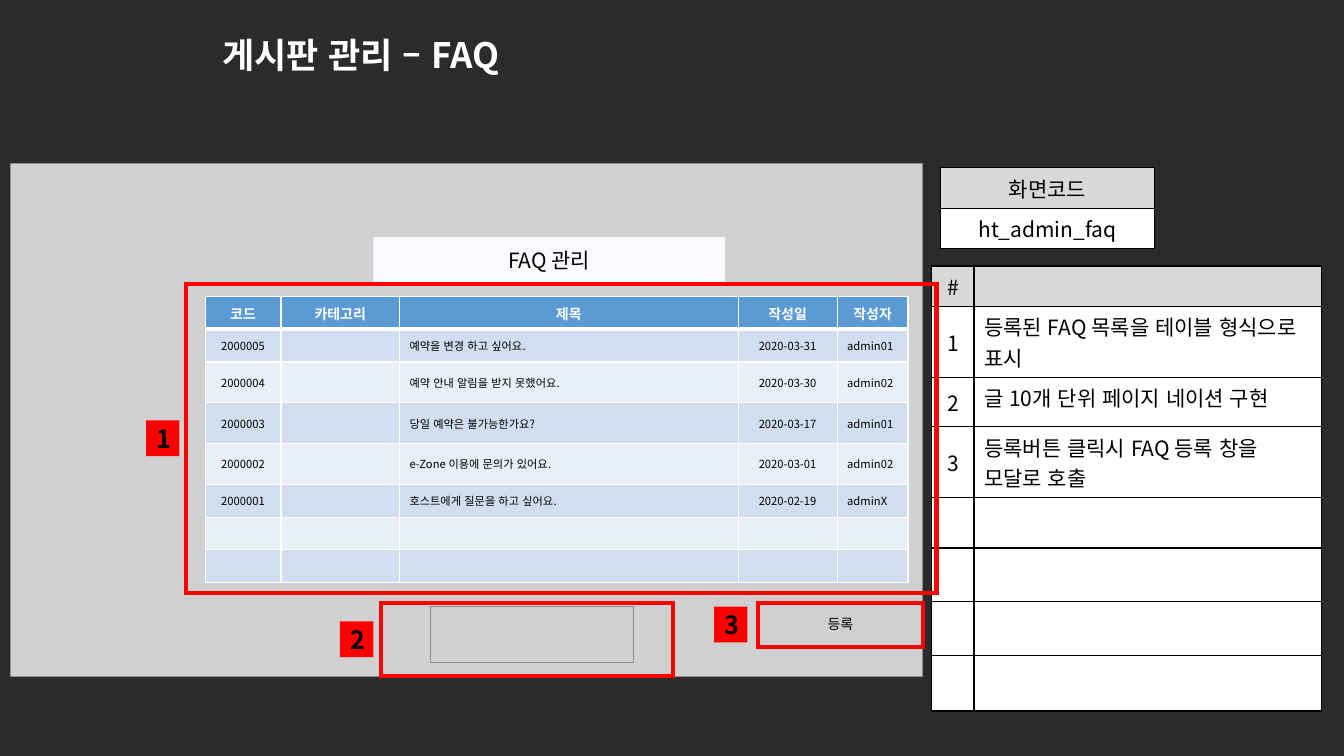
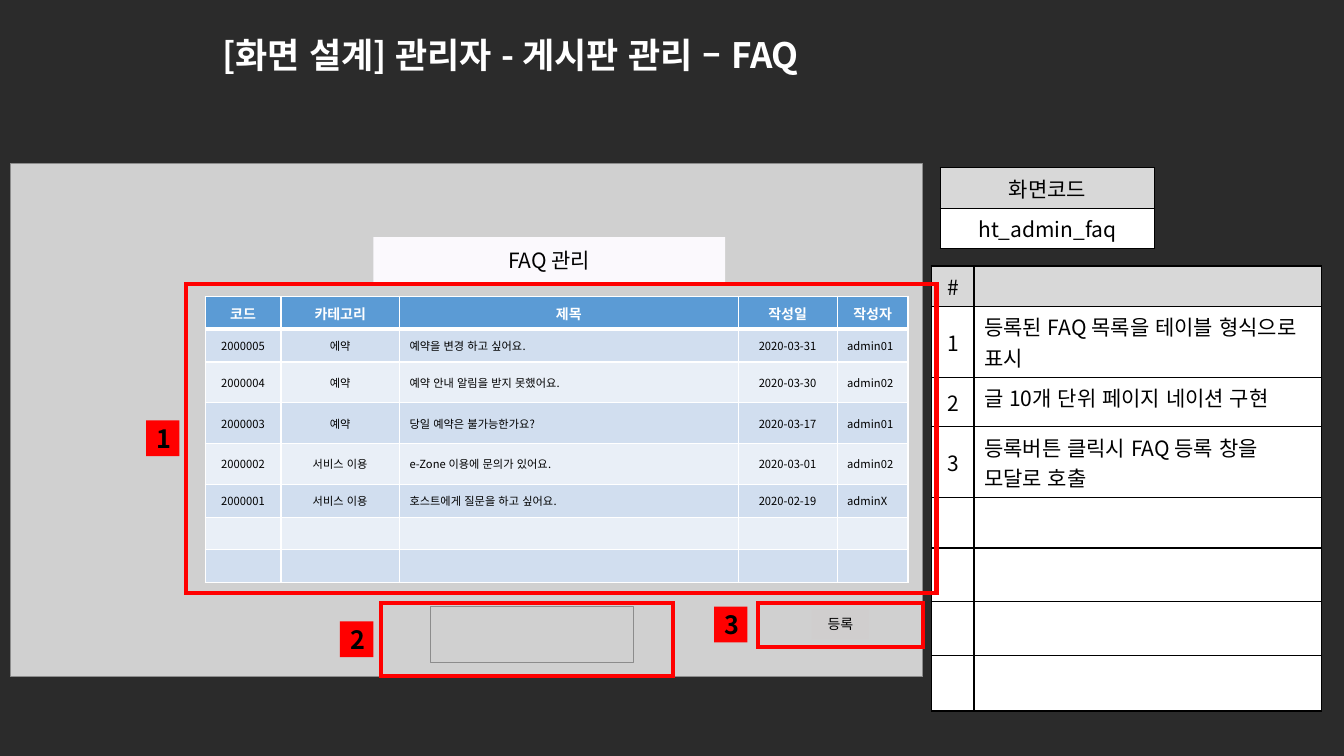
Before and after one commit to ezenteam2/e-Zone, a slide deck: slide 15 of 0 발표용 파워포인트/project05 - 파워포인트 종합 - 현태.pptx. Drawn at 1344x756 pixels with LibreOffice and Linux fonts; fonts in the diff are those of the drawing; grey boxes stand for pictures; background and template pictures are left out; a plain dark background stands for a picture behind light text. Boxes give left, top, right and bottom in pixels: in the first picture for what was removed or moved away, otherwise in the second. Text is boxed around its words. In the diff, an @@ line names an element or a change of style, - is before the commit and + after.

```diff
--- a/0 발표용 파워포인트/project05 - 파워포인트 종합 - 현태.pptx
+++ b/0 발표용 파워포인트/project05 - 파워포인트 종합 - 현태.pptx
@@ title at (222, 38, 799, 75): text changed @@
-게시판 관리 – FAQ
+[화면 설계] 관리자 - 게시판 관리 – FAQ
@@ table at (206, 296, 908, 583) @@
-row 2, column 2: 
+row 2, column 2: 에약
-row 3, column 2: 
+row 3, column 2: 예약
-row 4, column 2: 
+row 4, column 2: 예약
-row 5, column 2: 
+row 5, column 2: 서비스 이용
-row 6, column 2: 
+row 6, column 2: 서비스 이용
```
Also in this commit, not shown: 19 other slides changed, 1 other file.
